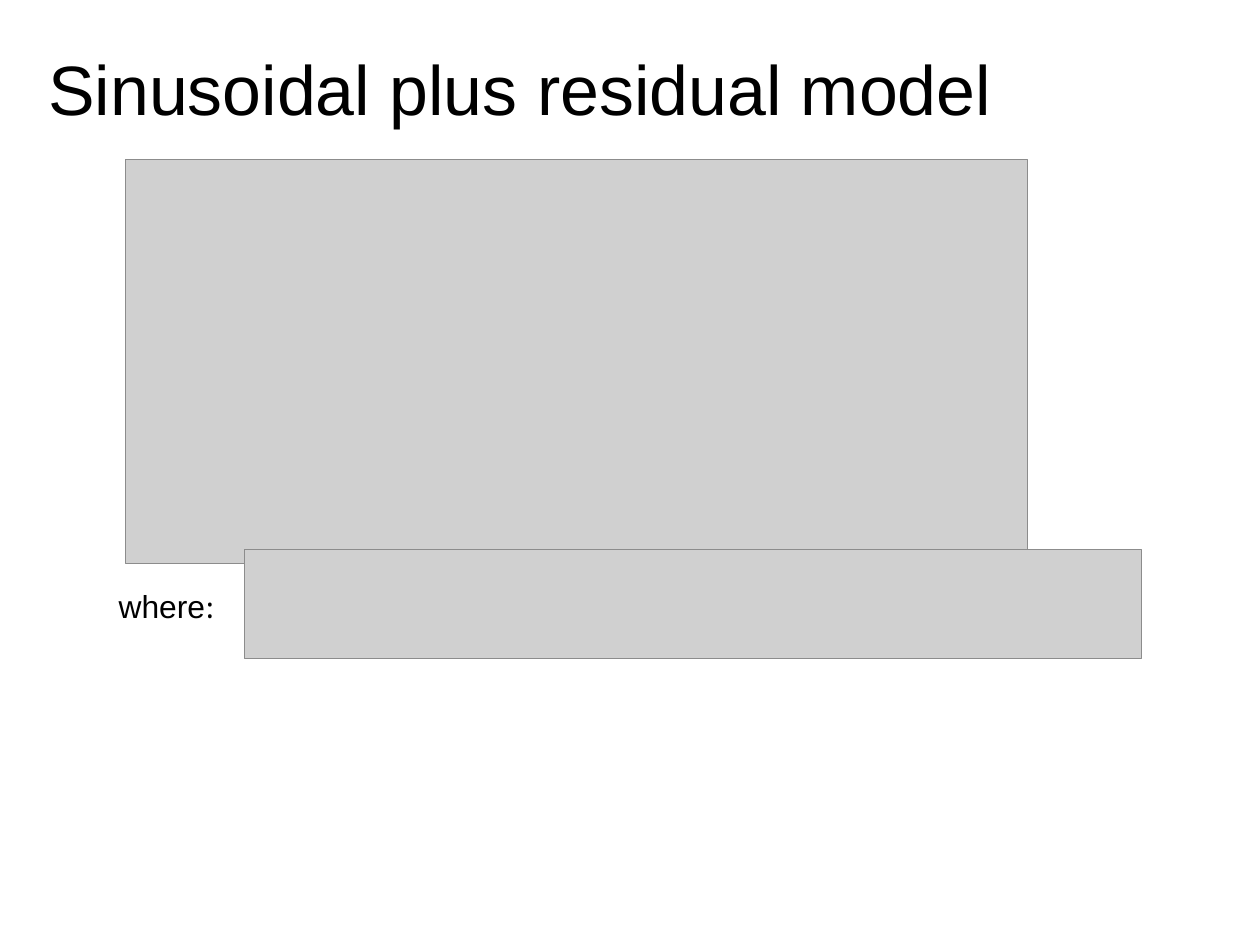
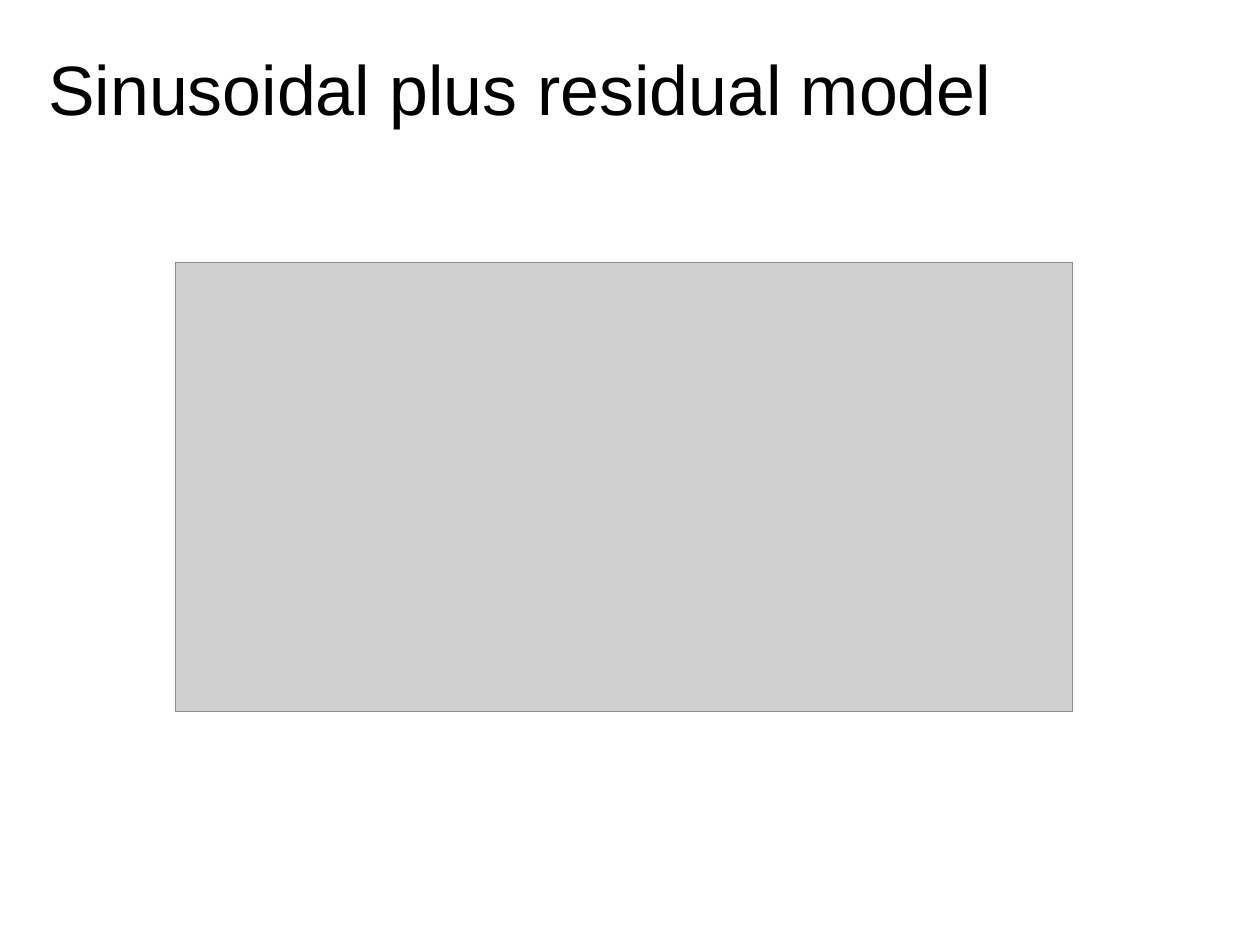
Before and after one commit to MTG/sms-tools, a slide deck: slide 3 of lectures/7-Sinusoidal-plus-residual-model/Sinusoidal-plus-residual-model.odp. Drawn at 1260x945 pixels with LibreOffice and Linux fonts; fonts in the diff are those of the drawing; grey boxes stand for pictures. Boxes give left, top, right and bottom in pixels: in the first picture for what was removed or moved away, otherwise in the second. Text is boxed around its words. In the diff, an @@ line names an element or a change of style, - is before the commit and + after.

```diff
--- a/lectures/7-Sinusoidal-plus-residual-model/Sinusoidal-plus-residual-model.odp
+++ b/lectures/7-Sinusoidal-plus-residual-model/Sinusoidal-plus-residual-model.odp
@@ picture: place and size @@
-picture at <box>126,159,1028,563</box>
+picture at <box>175,263,1072,711</box>
@@ picture removed at <box>245,550,1141,659</box> @@
@@ text removed at <box>119,595,206,619</box> @@
-where:
```
Also in this commit, not shown: 3 other slides changed, 1 slide added, 1 slide removed, 22 other files.
